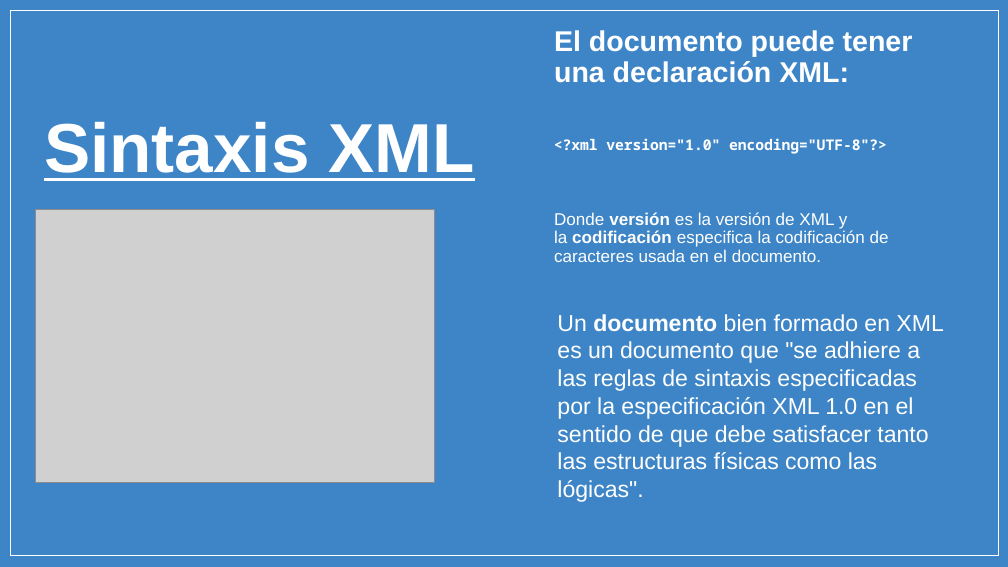
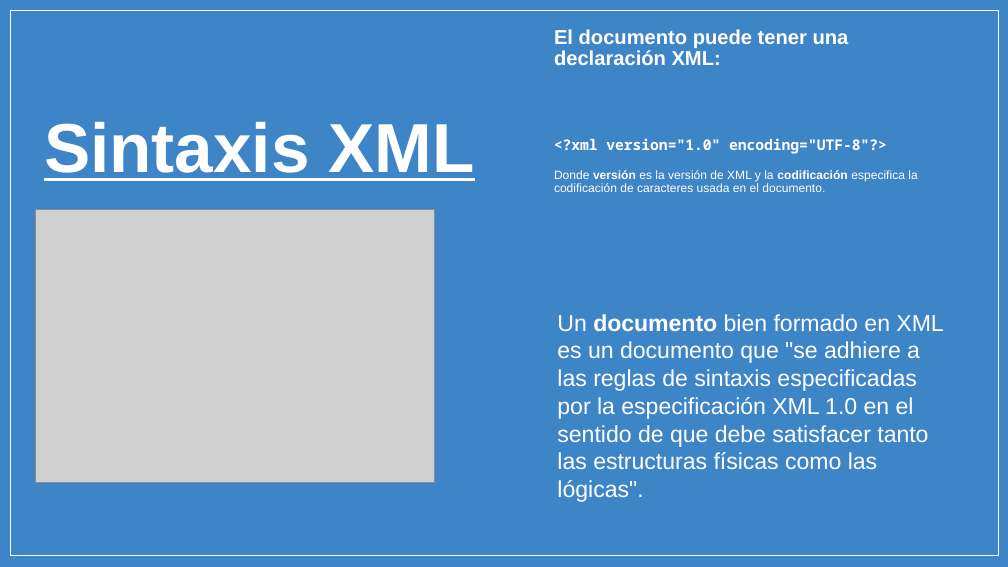
Before and after one commit to micarsan/DAW1-CSS_Avanzado, a slide deck: slide 5 of xml/PARTE_1_STORY_01_Y_02_XML_y_RSS.pptx. Drawn at 1008x567 pixels with LibreOffice and Linux fonts; fonts in the diff are those of the drawing; grey boxes stand for pictures; background and template pictures are left out. Boxes give left, top, right and bottom in pixels: in the first picture for what was removed or moved away, otherwise in the second. Text is boxed around its words. In the diff, an @@ line names an element or a change of style, - is before the commit and + after.

```diff
--- a/xml/PARTE_1_STORY_01_Y_02_XML_y_RSS.pptx
+++ b/xml/PARTE_1_STORY_01_Y_02_XML_y_RSS.pptx
@@ rectangle at (10, 11, 998, 556): outline #FFFFFF 0.75 pt to #FFFFFF 0.74 pt @@
@@ text "El documento puede tener una ..." at (554, 29, 917, 192): size 20.4 to 14.4 pt in "El documento puede tener una declaración XML:"; size 12.2 to 8.6 pt in "Donde versión es la versión de XML ..." @@
```
Also in this commit, not shown: 23 other slides changed.
